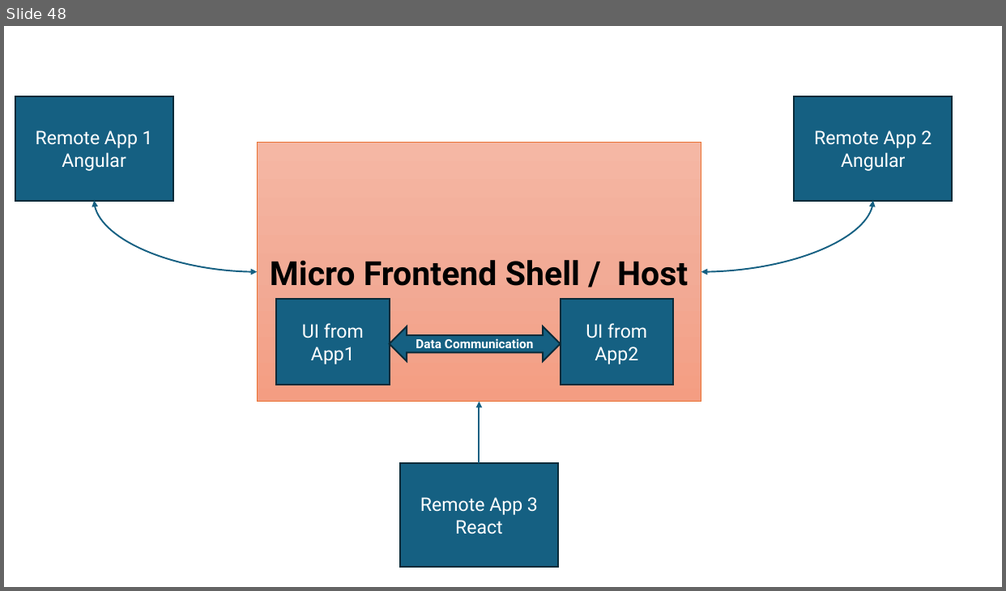
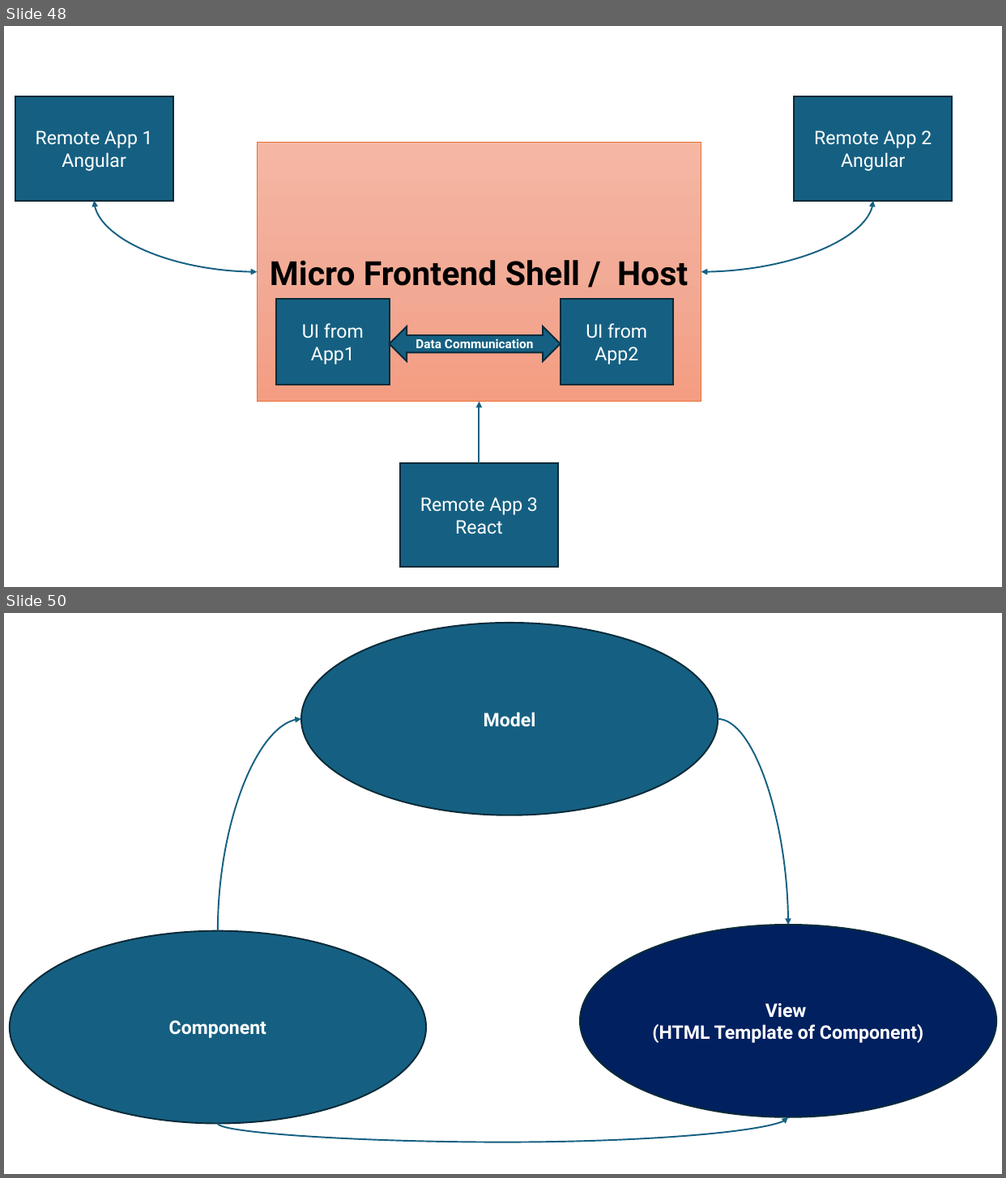
Before and after one commit to maheshsabnis/ng17guard, a slide deck: my-ng-app/Angular_Training_Images.pptx. Shown one above the other, each under a label of ours: slide 48 before the commit, slides 48 and 50 after it; the slides between them are not shown. The pictures are 1006x591 and 1006x1178 pixels, drawn with LibreOffice and Linux fonts; fonts in the diff are those of the drawing. Boxes give left, top, right and bottom in pixels: in the first picture for what was removed or moved away, otherwise in the second. Text is boxed around its words. In the diff, an @@ line names an element or a change of style, - is before the commit and + after.

```diff
--- a/my-ng-app/Angular_Training_Images.pptx
+++ b/my-ng-app/Angular_Training_Images.pptx
@@ slide 50 added at <box>4,613,1002,1174</box>, background #FFFFFF @@
@@ ellipse added at <box>301,623,718,815</box>, fill #156082, outline #092A39 1.5 pt, 18 pt, text #FFFFFF, bold @@
+Model
@@ curved arrow added from (218, 931) to (301, 719), #156082 1.5 pt @@
@@ curved arrow added from (718, 719) to (789, 925), #156082 1.5 pt @@
@@ ellipse added at <box>580,925,996,1118</box>, fill #002060, outline #092A39 1.5 pt, 18 pt, text #FFFFFF, bold @@
+View
+(HTML Template of Component)
@@ ellipse added at <box>9,931,425,1123</box>, fill #156082, outline #092A39 1.5 pt, 18 pt, text #FFFFFF, bold @@
+Component
@@ curved arrow added from (218, 1123) to (789, 1118), #156082 1.5 pt @@
```
Also in this commit, not shown: 5 other slides added, 1 other file.
